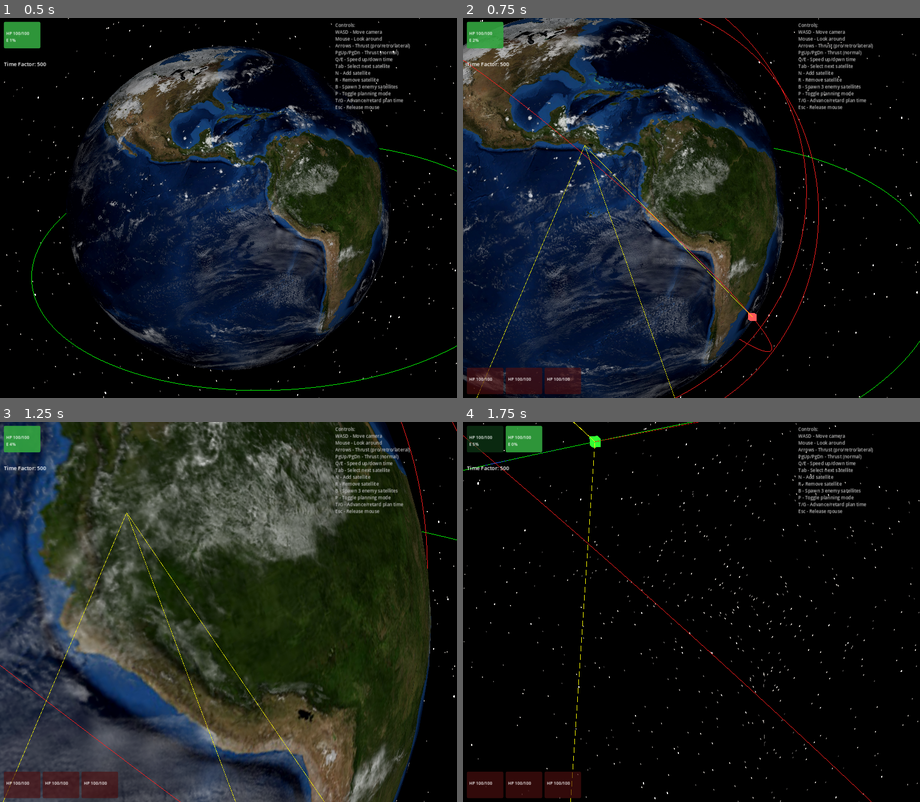
Above: before the commit, frames 1-4 (two rows, left to right).
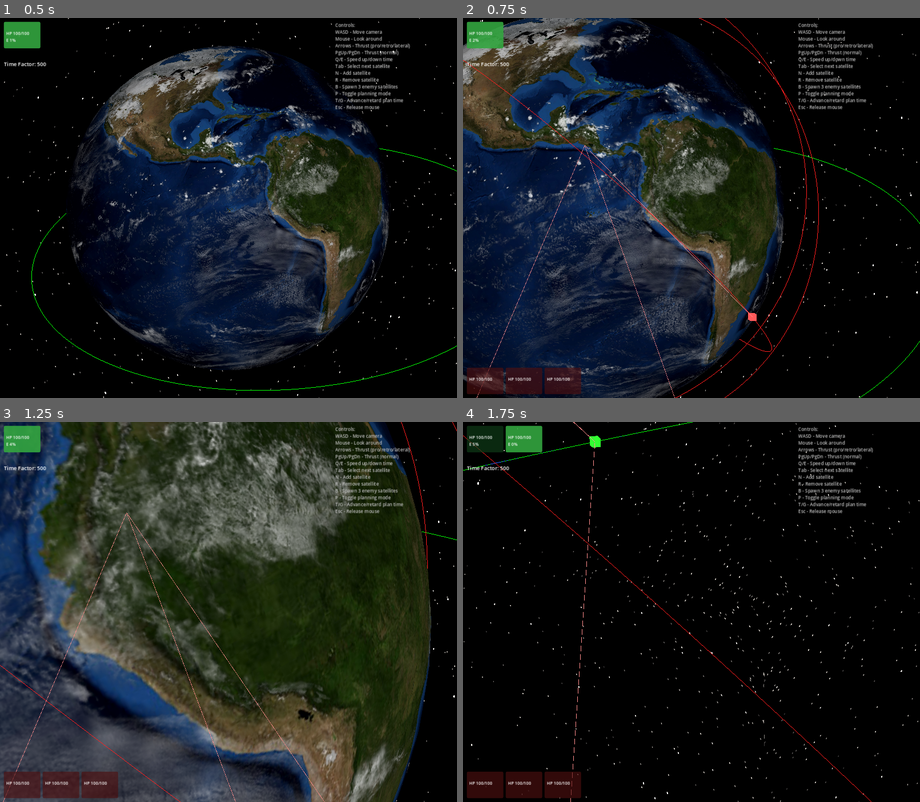
Above: after the commit, the same moments.

Repository: mellenburg/game
Game: Godot game, scene res://scenes/main.tscn
The game is run twice, just before and just after one commit, with the same random seed, the same clock (stepped at 60 frames per second) and the same inputs.
Inputs (mouse positions are in pixels of both pictures, inside the frame that each line leads up to):
- Up to frame 1 (0.5 s): no input
- Up to frame 2 (0.75 s): tap Enter at 0.5 s; move the mouse to (714, 208) at 0.52 s; hold W (move_forward) from 0.53 s (still down); tap B (add_enemies) at 0.6 s
- Up to frame 3 (1.25 s): keep holding W (move_forward)
- Up to frame 4 (1.75 s): keep holding W (move_forward); move the mouse to (668, 612) at 1.27 s; tap N (add_satellite) at 1.35 s

Frame 1 is identical in both runs. In frame 2, 0.2% of the frame differs, in the area x 3-64%, y 33-100%; in frame 3, 0.2%, in the area x 0-71%, y 23-100%; in frame 4, 0.1%.

Commit message:
HUD: cross-team-only LOS lines, orange hit pulses
Recolor the LOS lines from selected to other satellites: yellow when
clear (was red), light red when blocked (was yellow). Suppress
same-team lines entirely — visualising LOS between two players or
two enemies was clutter and conflicted with the new combat focus.

Add a hit-pulse system: when a weapon's fire() returns true, the
combat loop calls hud.register_hit(attacker, target). The HUD keeps
the (attacker, target) pair for 0.25 wall-clock seconds (not sim
seconds — at high time_factor a sim-second is sub-millisecond, which
would be invisible). During the pulse:

  - an orange line is drawn attacker→target, on top of any LOS line
  - the target's roster box is tinted orange

Pulses are pruned each draw frame; entries whose endpoints have been
freed (target killed mid-pulse) drop out via is_instance_valid.

Diff:
--- a/godot/scripts/earth_system.gd
+++ b/godot/scripts/earth_system.gd
@@ -98,8 +98,8 @@
 		if not sat.weapon.can_fire():
 			continue
 		var target := _pick_target(sat)
-		if target != null:
-			sat.weapon.fire(sat, target)
+		if target != null and sat.weapon.fire(sat, target):
+			hud.register_hit(sat, target)
 
 
 func _pick_target(attacker: Satellite) -> Satellite:
--- a/godot/scripts/hud.gd
+++ b/godot/scripts/hud.gd
@@ -19,7 +19,19 @@
 const PLAYER_BG_SEL := Color(0.20, 0.65, 0.25, 0.90)
 const ENEMY_BG := Color(0.30, 0.06, 0.06, 0.65)
 const ENEMY_BG_SEL := Color(0.85, 0.20, 0.20, 0.90)
+const HIT_BG := Color(1.0, 0.55, 0.0, 0.95)
 const BOX_MIN_SIZE := Vector2(96, 60)
+
+const LOS_CLEAR := Color(1.0, 0.95, 0.2)        # yellow
+const LOS_BLOCKED := Color(1.0, 0.55, 0.55)     # light red
+const HIT_LINE := Color(1.0, 0.55, 0.0)         # orange
+const HIT_LINE_WIDTH: float = 2.5
+
+# Wall-clock duration of the hit pulse. Wall-clock (not sim-seconds) so
+# the visual feedback survives compression at high time_factor — at
+# time_factor=5000 a sim-second is 0.2 ms, which would be invisible.
+# 0.25 s is long enough to register, short enough to feel like a hit.
+const HIT_DURATION: float = 0.25
 
 @onready var info_label: RichTextLabel = $InfoLabel as RichTextLabel
 @onready var player_roster: HBoxContainer = $PlayerRoster as HBoxContainer
@@ -30,9 +42,54 @@
 var _system: Node = null
 var _last_text_update: float = 0.0
 
+# Active weapon-hit pulses. Each entry: {attacker, target, expires_at}
+# where expires_at is wall-clock seconds. Pruned lazily during render.
+var _hits: Array[Dictionary] = []
+
 
 func _ready() -> void:
 	mouse_filter = Control.MOUSE_FILTER_IGNORE
+
+
+## Called by the combat loop when a weapon successfully fires. The HUD
+## records the (attacker, target) pair for HIT_DURATION wall-clock
+## seconds so it can paint a hit pulse in the next frame's _draw.
+func register_hit(attacker: Satellite, target: Satellite) -> void:
+	if attacker == null or target == null:
+		return
+	_hits.append({
+		"attacker": attacker,
+		"target": target,
+		"expires_at": _now() + HIT_DURATION,
+	})
+
+
+func _now() -> float:
+	return Time.get_ticks_msec() / 1000.0
+
+
+# Drop expired hits and any whose attacker/target has been freed (a
+# satellite can die between a fire() and the next render tick).
+func _prune_hits() -> void:
+	var now := _now()
+	var live: Array[Dictionary] = []
+	for h in _hits:
+		var attacker: Satellite = h["attacker"]
+		var target: Satellite = h["target"]
+		var expires: float = h["expires_at"]
+		if expires <= now:
+			continue
+		if not is_instance_valid(attacker) or not is_instance_valid(target):
+			continue
+		live.append(h)
+	_hits = live
+
+
+func _is_hit_target(sat: Satellite) -> bool:
+	for h in _hits:
+		if h["target"] == sat:
+			return true
+	return false
 
 
 func update_hud(orbital_set: Node, planning_mode: bool, time_factor: int, dt: int) -> void:
@@ -138,7 +195,9 @@
 ) -> void:
 	var sb := box.get_theme_stylebox("panel") as StyleBoxFlat
 	if sb != null:
-		if is_enemy:
+		if _is_hit_target(sat):
+			sb.bg_color = HIT_BG
+		elif is_enemy:
 			sb.bg_color = ENEMY_BG_SEL if is_selected else ENEMY_BG
 		else:
 			sb.bg_color = PLAYER_BG_SEL if is_selected else PLAYER_BG
@@ -168,6 +227,17 @@
 func _draw() -> void:
 	if _system == null or _camera == null:
 		return
+	_prune_hits()
+	_draw_selected_los_lines()
+	# Hit lines are drawn last so they overwrite any selection line that
+	# happens to share the same endpoints.
+	_draw_hit_lines()
+
+
+# From the selected satellite, draw a line to every opposing-team unit:
+# yellow when LOS is clear, light red when blocked. Same-team pairs get
+# no line — that was clutter and conflicted with the new combat focus.
+func _draw_selected_los_lines() -> void:
 	var satellites: Array = _system.satellites
 	var selected_idx: int = (
 		_system.planning_selected if _system.planning_mode
@@ -187,11 +257,30 @@
 		var other: Satellite = satellites[i]
 		if not other.orbit_alive or not other.alive:
 			continue
+		if other.team == selected.team:
+			continue
 		var other_scene := other.orbit.r * Satellite.SCENE_SCALE
 		if _camera.is_position_behind(main_scene) and _camera.is_position_behind(other_scene):
 			continue
 		var screen_a := _camera.unproject_position(main_scene)
 		var screen_b := _camera.unproject_position(other_scene)
 		var blocked := LosCheck.is_blocked(main_eci, other.orbit.r)
-		var line_color := Color.YELLOW if blocked else Color.RED
+		var line_color := LOS_BLOCKED if blocked else LOS_CLEAR
 		draw_line(screen_a, screen_b, line_color, 1.0)
+
+
+func _draw_hit_lines() -> void:
+	for h in _hits:
+		var attacker: Satellite = h["attacker"]
+		var target: Satellite = h["target"]
+		if not attacker.alive or not target.alive:
+			continue
+		if not attacker.orbit_alive or not target.orbit_alive:
+			continue
+		var a_scene := attacker.orbit.r * Satellite.SCENE_SCALE
+		var b_scene := target.orbit.r * Satellite.SCENE_SCALE
+		if _camera.is_position_behind(a_scene) and _camera.is_position_behind(b_scene):
+			continue
+		var screen_a := _camera.unproject_position(a_scene)
+		var screen_b := _camera.unproject_position(b_scene)
+		draw_line(screen_a, screen_b, HIT_LINE, HIT_LINE_WIDTH)
